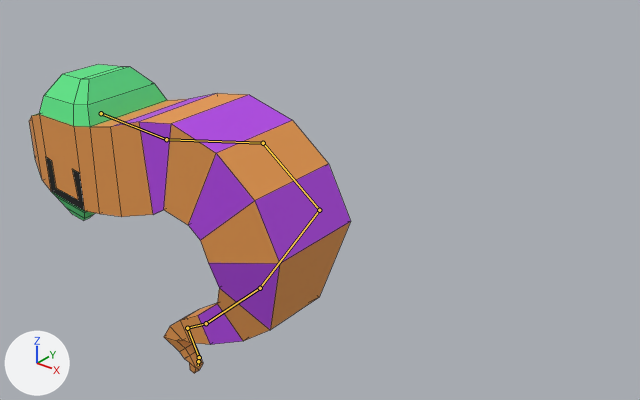
Renders of the FBX model Monster Snap/Assets/models/Jungle/fishy.fbx from each side of a commit.
One viewpoint serves both versions: a camera (50 mm lens) standing at (14.56, -10.76, 7.26) and looking at (2.86, 3.86, -1.8). The axes (+X, +Y, +Z) are drawn at lower left. The lights are the same throughout. The bones that bend it are drawn over the model as lines. Mesh edges are drawn as thin lines.
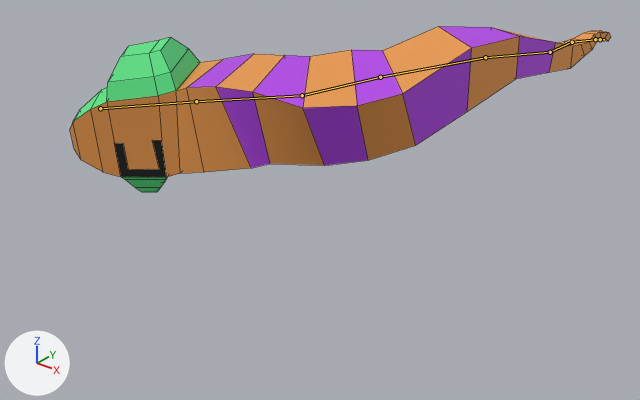
The newer file adds an action. The first version stands in its rest pose; the second is drawn at frame 26 of the action 'Armature|ArmatureAction.001'.

Where the change shows, as pixel boxes (x1, y1, x2, y2) in the pictures (640 x 400 px):
'Cube', posed (68% wider, 46% shorter): before (29, 64, 351, 373); after (70, 26, 611, 192)
bone 'Bone.007', root to tip: before (101, 113) to (166, 139); after (100, 108) to (196, 101)
bone 'Bone', root to tip: before (166, 139) to (263, 143); after (196, 101) to (302, 95)
bone 'Bone.001', root to tip: before (263, 143) to (319, 210); after (302, 95) to (380, 77)
bone 'Bone.002', root to tip: before (319, 210) to (260, 288); after (380, 77) to (485, 57)
bone 'Bone.003', root to tip: before (260, 288) to (206, 323); after (485, 57) to (550, 52)
bone 'Bone.004', root to tip: before (206, 323) to (187, 328); after (550, 52) to (572, 42)
bone 'Bone.005', root to tip: before (187, 328) to (199, 357); after (572, 42) to (595, 39)
bone 'Bone.006', root to tip: before (199, 357) to (198, 361); after (595, 39) to (600, 39)

The change in detail:
Bone 'Bone.007' (bone_bone_007) moves from (0.0, 0.0, 0.0) to (-0.12, 0.0, 0.0).
Bone 'Bone.007' (bone_bone_007) turns from (0, 0, 0) to (-47, 1, 4) degrees about its own x, y and z.
Bone 'Bone' (bone_bone) turns from (0, 0, 0) to (36, -6, -6) degrees about its own x, y and z.
Bone 'Bone.001' (bone_bone_001) turns from (0, 0, 0) to (49, -18, 20) degrees about its own x, y and z.
Bone 'Bone.002' (bone_bone_002) turns from (0, 0, 0) to (-78, -9, -9) degrees about its own x, y and z.
Bone 'Bone.003' (bone_bone_003) turns from (0, 0, 0) to (-6, -7, -14) degrees about its own x, y and z.
Bone 'Bone.004' (bone_bone_004) turns from (0, 0, 0) to (-20, 1, 6) degrees about its own x, y and z.
Bone 'Bone.005' (bone_bone_005) turns from (0, 0, 0) to (-105, 4, 25) degrees about its own x, y and z.
Bone 'Bone.006' (bone_bone_006) turns from (0, 0, 0) to (-54, 8, 28) degrees about its own x, y and z.
